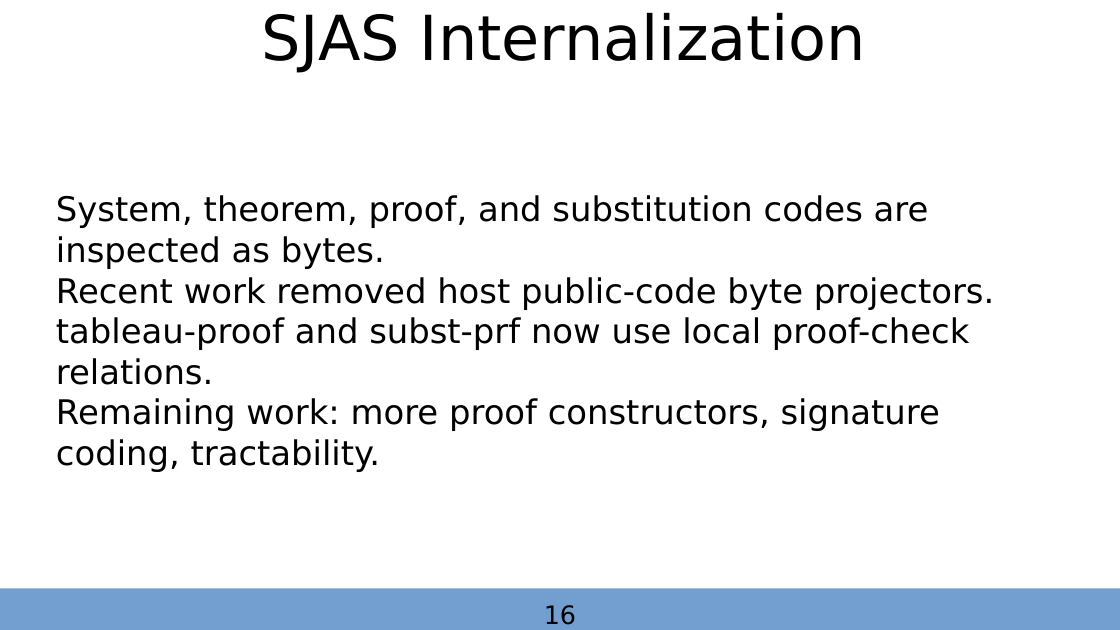
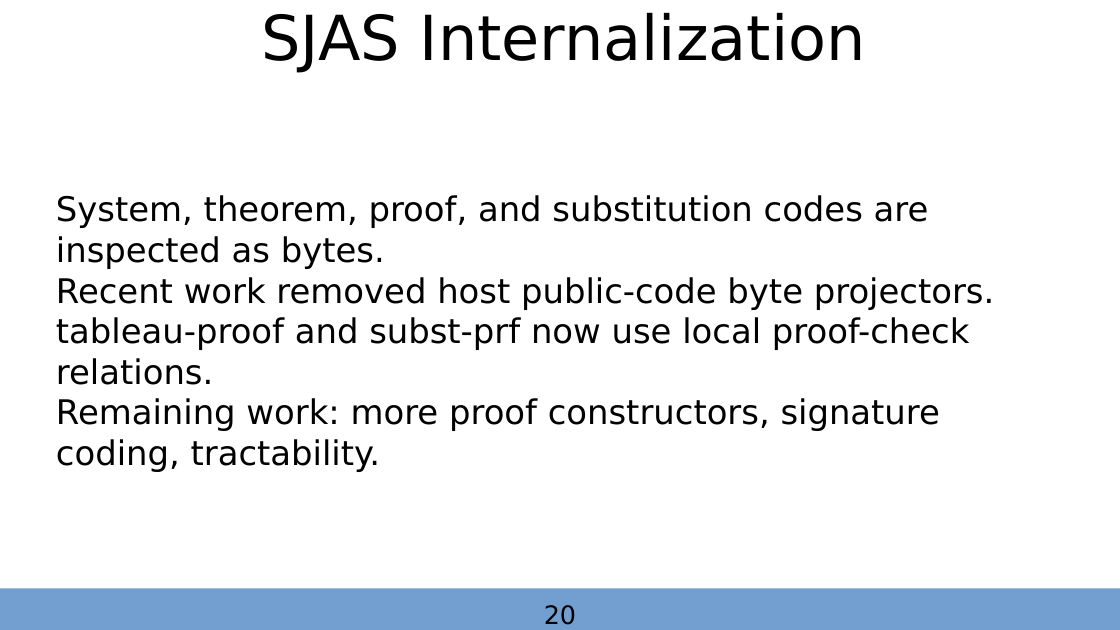
Before and after one commit to autarkenterprises/proflog, a slide deck: slide 20 of iuls2026/proflog_implementation_and_rationale_iuls2026.odp (slide 16 before the commit). Drawn at 1120x630 pixels with LibreOffice and Linux fonts; fonts in the diff are those of the drawing. Boxes give left, top, right and bottom in pixels: in the first picture for what was removed or moved away, otherwise in the second. Text is boxed around its words. In the diff, an @@ line names an element or a change of style, - is before the commit and + after.

```diff
--- a/iuls2026/proflog_implementation_and_rationale_iuls2026.odp
+++ b/iuls2026/proflog_implementation_and_rationale_iuls2026.odp
@@ text at (544, 605, 576, 625): text changed @@
-16
+20
```
Also in this commit, not shown: 7 other slides changed, 4 slides added, 5 other files.
